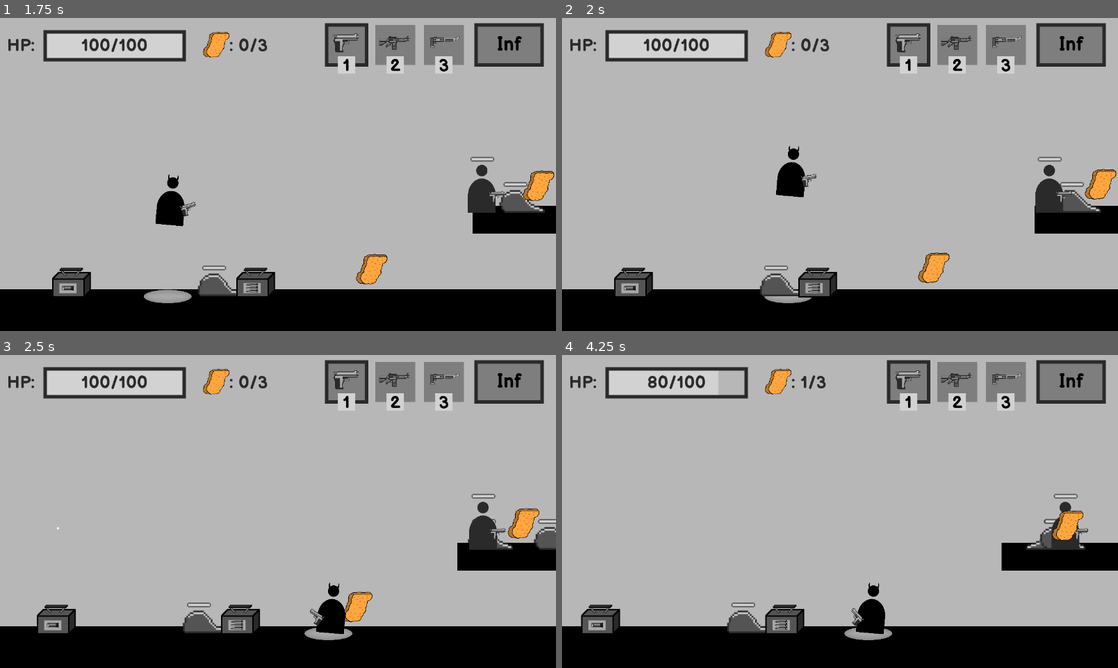
Above: before the commit, frames 1-4 (two rows, left to right).
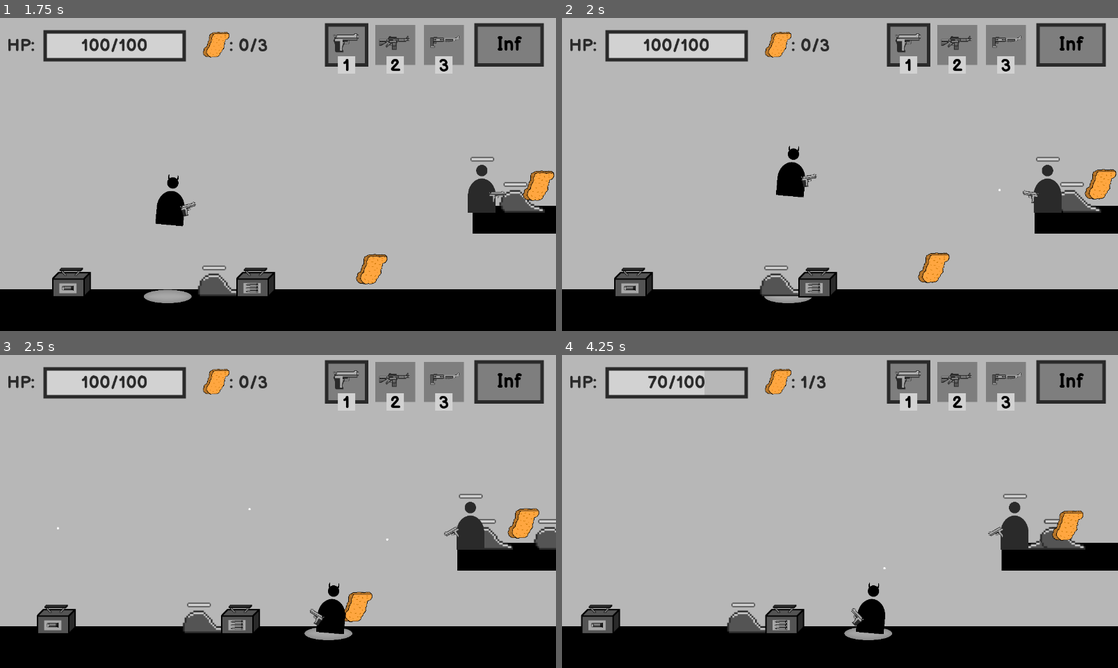
Above: after the commit, the same moments.

Repository: BesterCoder/nuggie-collector
Game: Godot game, scene res://menus/main/MainMenu.tscn
The game is run twice, just before and just after one commit, with the same random seed, the same clock (stepped at 60 frames per second) and the same inputs.
Inputs (mouse positions are in pixels of both pictures, inside the frame that each line leads up to):
- Up to frame 1 (1.75 s): click "Play" at 0.5 s; move the mouse to (400, 158) at 1.27 s; hold D (move_right) from 1.28 s (still down); hold E (interact) from 1.28 s (still down); tap W (jump) at 1.52 s
- Up to frame 2 (2 s): keep holding D (move_right); keep holding E (interact)
- Up to frame 3 (2.5 s): keep holding D (move_right); move the mouse to (166, 527) at 2.02 s; release E (interact) at 2.03 s; click (166, 527) at 2.1 s; tap W (jump) at 2.27 s
- Up to frame 4 (4.25 s): move the mouse to (895, 442) at 2.77 s; release D (move_right) at 2.78 s; hold A (move_left) 2.78-3.53 s; tap 1 (select_pistol) at 2.85 s; move the mouse to (812, 574) at 3.52 s; hold D (move_right) from 3.53 s (still down); tap 2 (select_rifle) at 3.6 s; tap W (jump) at 3.77 s

Frame 1 is identical in both runs. In frame 2, 0.2% of the frame differs, in the area x 78-92%, y 44-63%; in frame 3, 0.7%; in frame 4, 1.3%, in the area x 15-95%, y 5-69%.

Commit message:
Shooter radius is now larger and can be modified

Diff:
--- a/characters/enemies/shooter/EnemyShooter.gd
+++ b/characters/enemies/shooter/EnemyShooter.gd
@@ -19,7 +19,9 @@
 	[260, 26]
 ]
 
+export var shoot_radius: float = 2000
 export(int, "None", "Pistol", "Rifle", "Shotgun") var weapon_type: int = WEAPON_PISTOL
+
 
 var shoot_target = null
 var weapon = null
@@ -43,6 +45,8 @@
 	weapon.position.x = $Body.texture.get_width() * direction - offset
 
 func _child_ready():
+	$PlayerDetector/CollisionShape2D.shape = CircleShape2D.new()
+	$PlayerDetector/CollisionShape2D.shape.set_radius(shoot_radius)
 	var level = Level.get_current_level()
 	hp_amount = STATS[level - 1][1]
 	current_hp = hp_amount
--- a/characters/enemies/shooter/EnemyShooter.tscn
+++ b/characters/enemies/shooter/EnemyShooter.tscn
@@ -13,7 +13,7 @@
 extents = Vector2( 24, 56 )
 
 [sub_resource type="CircleShape2D" id=2]
-radius = 992.29
+radius = 2000.0
 
 [node name="EnemyShooter" type="KinematicBody2D"]
 scale = Vector2( 2, 2 )
--- a/levels/level_001.tscn
+++ b/levels/level_001.tscn
@@ -81,6 +81,7 @@
 damage_amount = 10
 explode = true
 drop_type = 2
+shoot_radius = 2500.0
 
 [node name="EnemyShooter2" parent="Enemies" instance=ExtResource( 9 )]
 position = Vector2( 3840, 48 )
